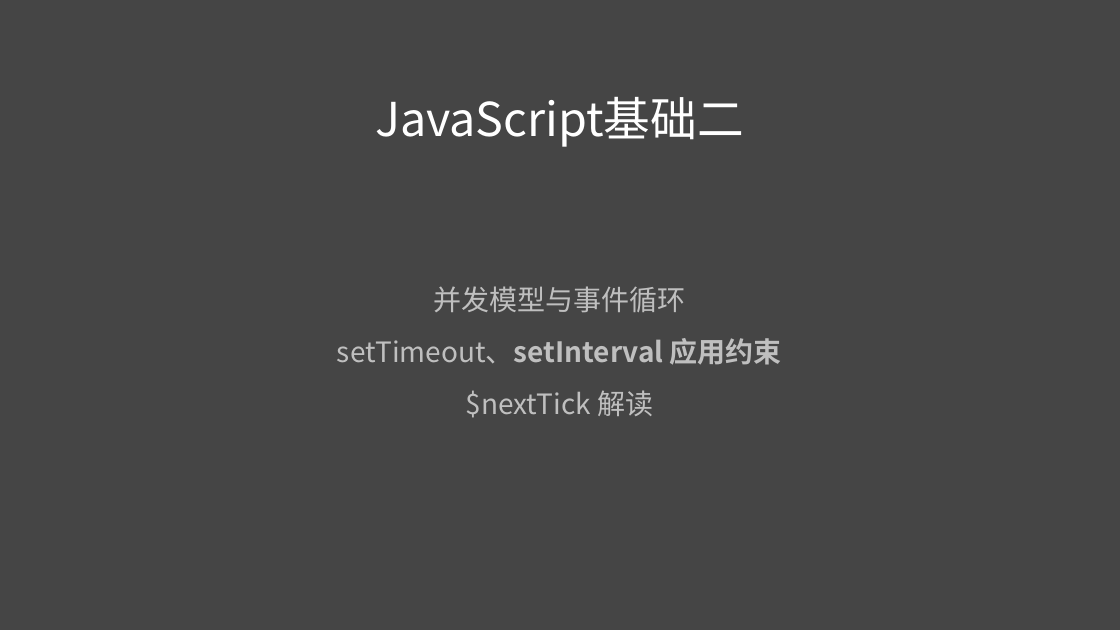
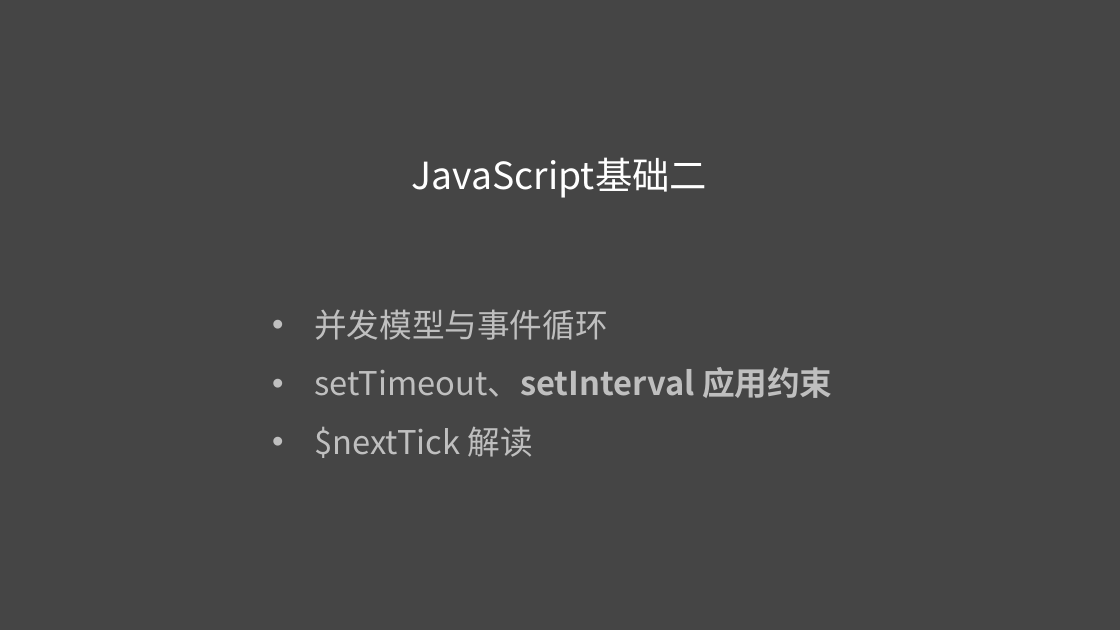
Before and after one commit to liuweiGL/share, a slide deck: slide 1 of ppt/JavaScript基础二.pptx. Drawn at 1120x630 pixels with LibreOffice and Linux fonts; fonts in the diff are those of the drawing. Boxes give left, top, right and bottom in pixels: in the first picture for what was removed or moved away, otherwise in the second. Text is boxed around its words. In the diff, an @@ line names an element or a change of style, - is before the commit and + after.

```diff
--- a/ppt/JavaScript基础二.pptx
+++ b/ppt/JavaScript基础二.pptx
@@ title "JavaScript基础二": place and size @@
-title "JavaScript基础二" at <box>375,97,744,147</box>
+title "JavaScript基础二" at <box>412,157,707,198</box>
@@ title "JavaScript基础二" at <box>412,157,707,198</box>: size 40 to 32 pt @@
@@ text "并发模型与事件循环": place and size @@
-text "并发模型与事件循环" at <box>337,286,782,418</box>
+text "并发模型与事件循环" at <box>314,309,833,458</box>
@@ text "并发模型与事件循环" at <box>314,309,833,458</box>: size 24 to 28 pt; alignment centre to left; bullet none to • @@
```
Also in this commit, not shown: 5 other slides changed, 6 slides added.
